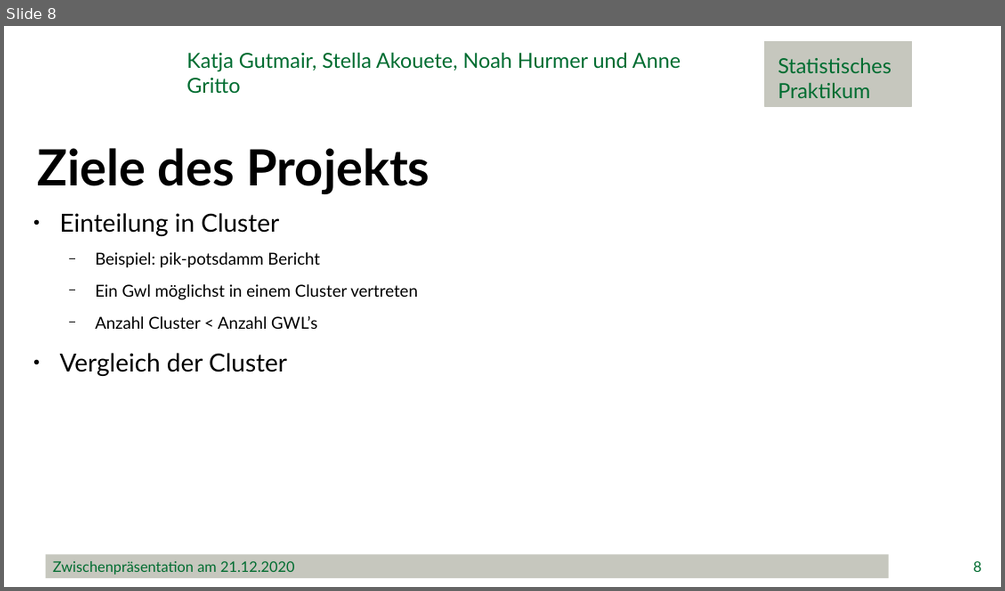
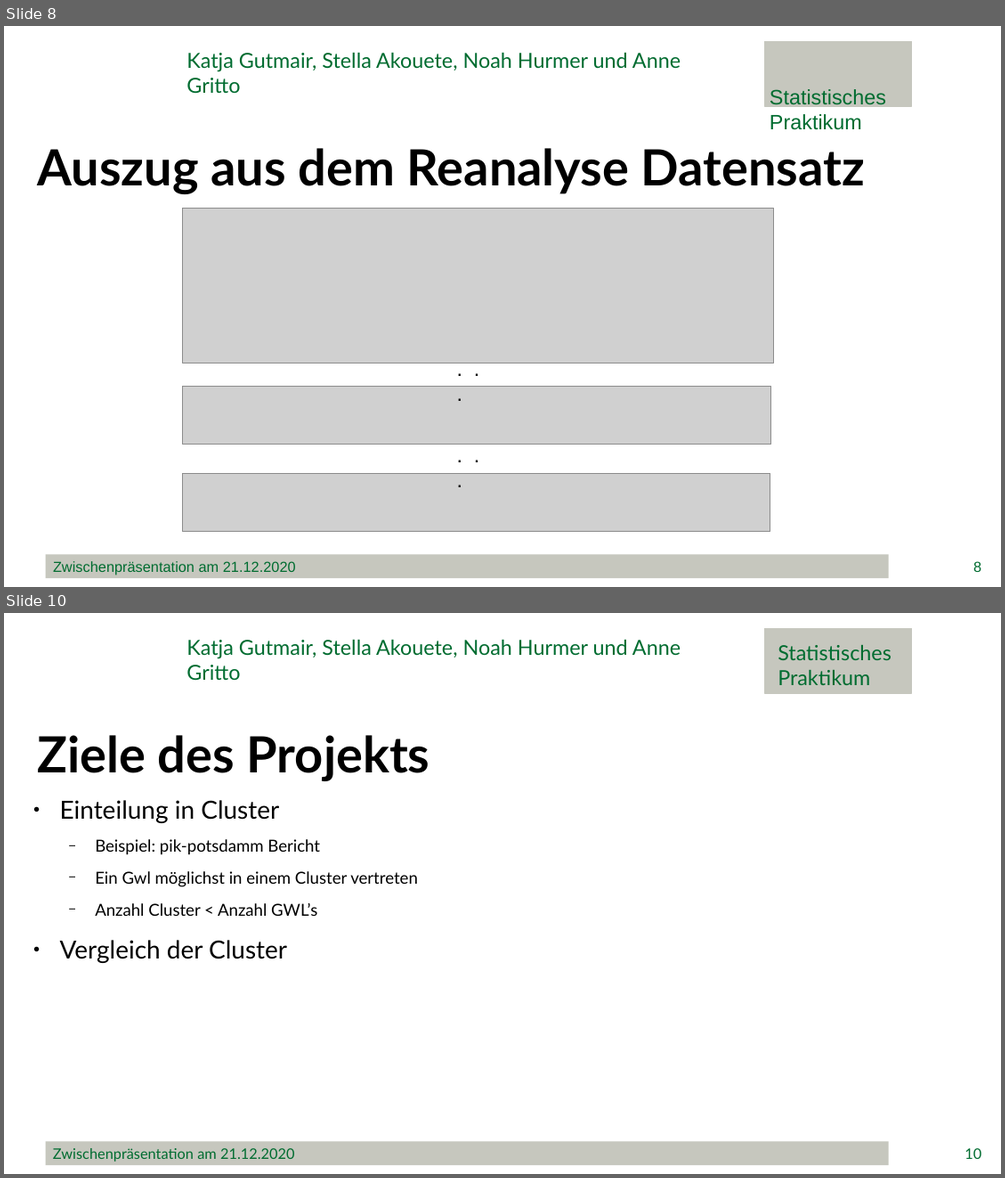
Before and after one commit to minimops/weatherFrog, a slide deck: ppt/Zwischenpraesentation_v1.1.pptx. Shown one above the other, each under a label of ours: slide 8 before the commit, slides 8 and 10 after it; the slides between them are not shown. The pictures are 1005x591 and 1005x1178 pixels, drawn with LibreOffice and Linux fonts; fonts in the diff are those of the drawing; grey boxes stand for pictures; background and template pictures are left out. Boxes give left, top, right and bottom in pixels: in the first picture for what was removed or moved away, otherwise in the second. Text is boxed around its words. In the diff, an @@ line names an element or a change of style, - is before the commit and + after.

Commit message:
zwischenpräsentation weitergemacht

```diff
--- a/ppt/Zwischenpraesentation_v1.1.pptx
+++ b/ppt/Zwischenpraesentation_v1.1.pptx
@@ slide 8 added at bbox=[4, 26, 1001, 587], background #FFFFFF @@
@@ text added at bbox=[186, 52, 680, 94], 20 pt, text #006C30 @@
+Katja Gutmair, Stella Akouete, Noah Hurmer und Anne Gritto
@@ rectangle added at bbox=[764, 42, 912, 107], fill #C6C7BE, outline #C6C7BE 1 pt @@
@@ text added at bbox=[769, 89, 886, 130], 20 pt, text #006C30 @@
+Statistisches Praktikum
@@ text added at bbox=[38, 148, 865, 194], 48 pt, text #000000, bold @@
+Auszug aus dem Reanalyse Datensatz
@@ picture added at bbox=[183, 208, 774, 362] @@
@@ text added at bbox=[450, 352, 499, 385], 20 pt, text #000000 @@
+. . .
@@ picture added at bbox=[183, 386, 771, 444] @@
@@ text added at bbox=[450, 438, 499, 471], 20 pt, text #000000 @@
+. . .
@@ picture added at bbox=[183, 473, 770, 532] @@
@@ rectangle added at bbox=[46, 554, 890, 578], fill #C6C7BE, 14 pt, text #006C30 @@
+Zwischenpräsentation am 21.12.2020
@@ page number added at bbox=[973, 561, 981, 572], 14 pt, text #006C30 @@
+8
@@ what was slide 8 is now slide 10 @@
@@ page number at bbox=[964, 1148, 981, 1159]: text changed @@
-8
+10
```
Also in this commit, not shown: 12 slides changed, 1 other slide added.
